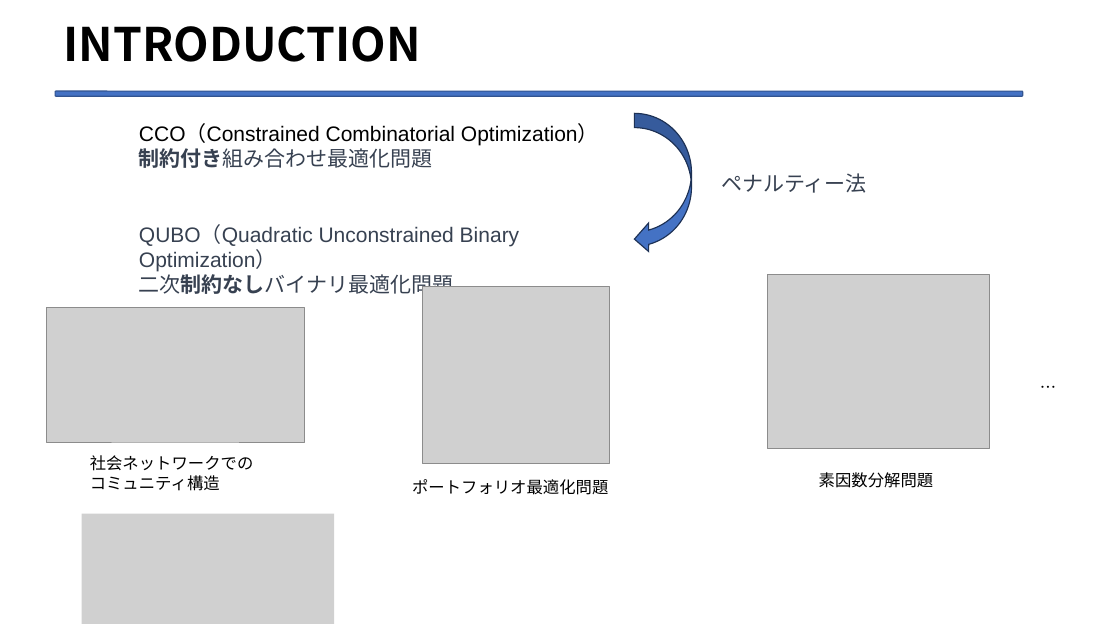
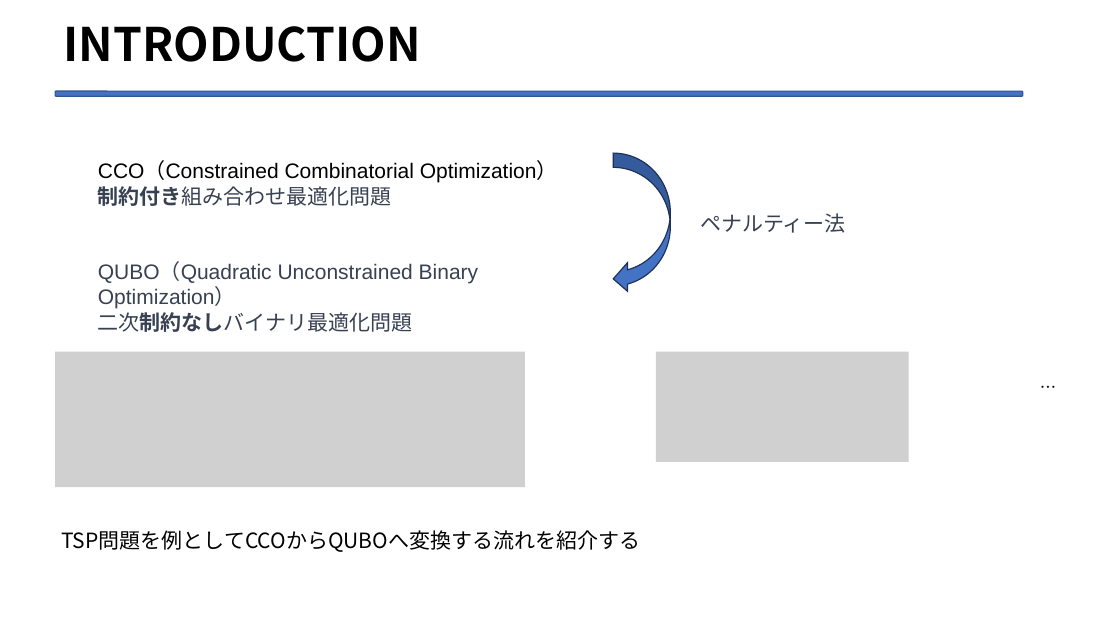
Before and after one commit to Legolas9999/zemi, a slide deck: slide 6 of lcj_ron_zemi2.pptx. Drawn at 1120x630 pixels with LibreOffice and Linux fonts; fonts in the diff are those of the drawing; grey boxes stand for pictures. Boxes give left, top, right and bottom in pixels: in the first picture for what was removed or moved away, otherwise in the second. Text is boxed around its words. In the diff, an @@ line names an element or a change of style, - is before the commit and + after.

```diff
--- a/lcj_ron_zemi2.pptx
+++ b/lcj_ron_zemi2.pptx
@@ text "CCO（Constrained Combinatorial Optimization）": place and size @@
-text "CCO（Constrained Combinatorial Optimization）" at box(139, 124, 599, 297)
+text "CCO（Constrained Combinatorial Optimization）" at box(98, 162, 558, 332)
@@ curved left arrow: place and size @@
-curved left arrow at box(634, 113, 691, 254)
+curved left arrow at box(613, 153, 670, 293)
@@ text "ペナルティー法": place and size @@
-text "ペナルティー法" at box(721, 173, 867, 193)
+text "ペナルティー法" at box(700, 213, 846, 233)
@@ picture removed at box(423, 287, 610, 464) @@
@@ picture removed at box(767, 275, 990, 449) @@
@@ picture removed at box(46, 308, 304, 443) @@
@@ picture added at box(55, 352, 525, 488) @@
@@ picture added at box(656, 352, 909, 462) @@
@@ text removed at box(90, 455, 254, 491) @@
-社会ネットワークでの
-コミュニティ構造
@@ text removed at box(412, 479, 608, 495) @@
-ポートフォリオ最適化問題
@@ text removed at box(819, 472, 933, 488) @@
-素因数分解問題
@@ text added at box(61, 530, 640, 552), 18 pt, text #000000 @@
+TSP問題を例としてCCOからQUBOへ変換する流れを紹介する
@@ picture removed at box(82, 513, 334, 623) @@
```
Also in this commit, not shown: 7 other slides changed, 3 slides added, 9 other files.
